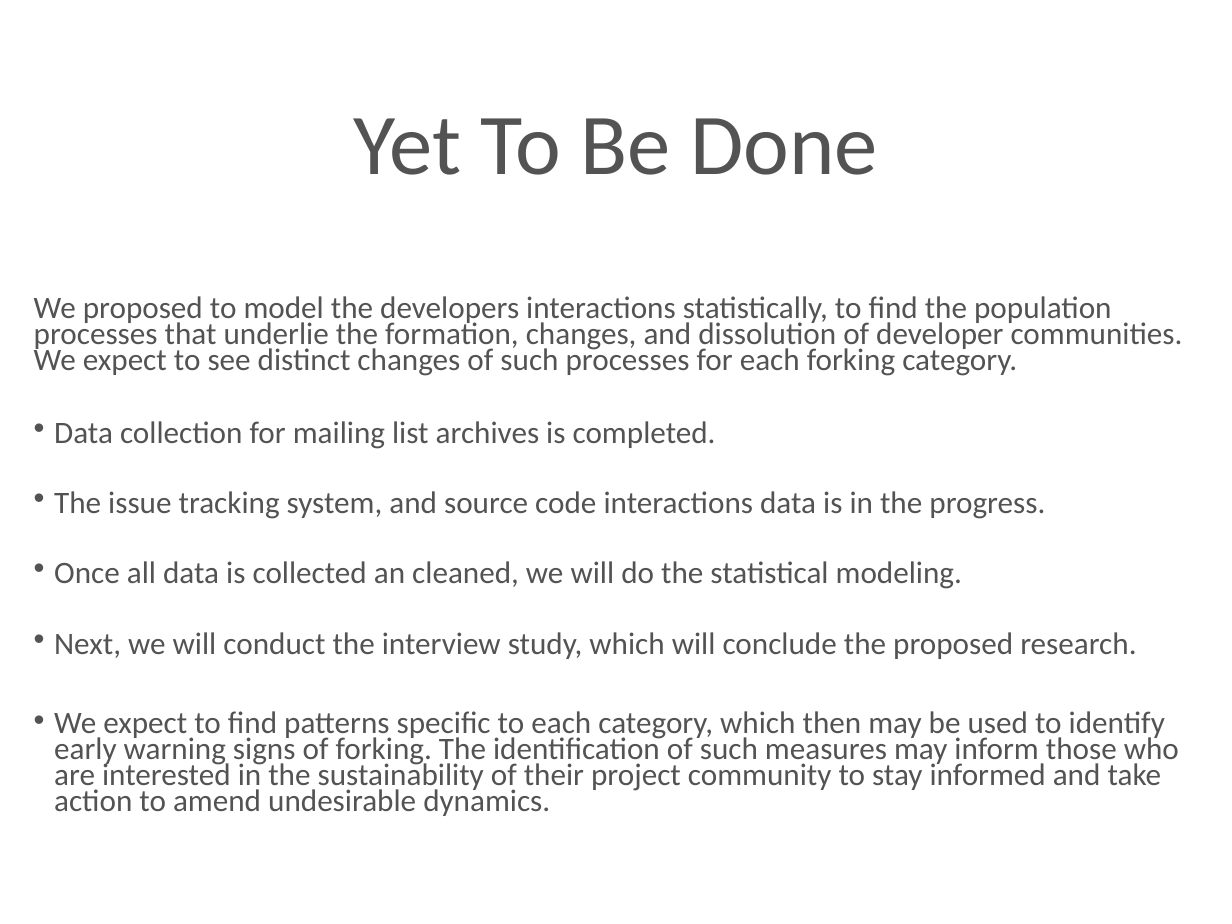
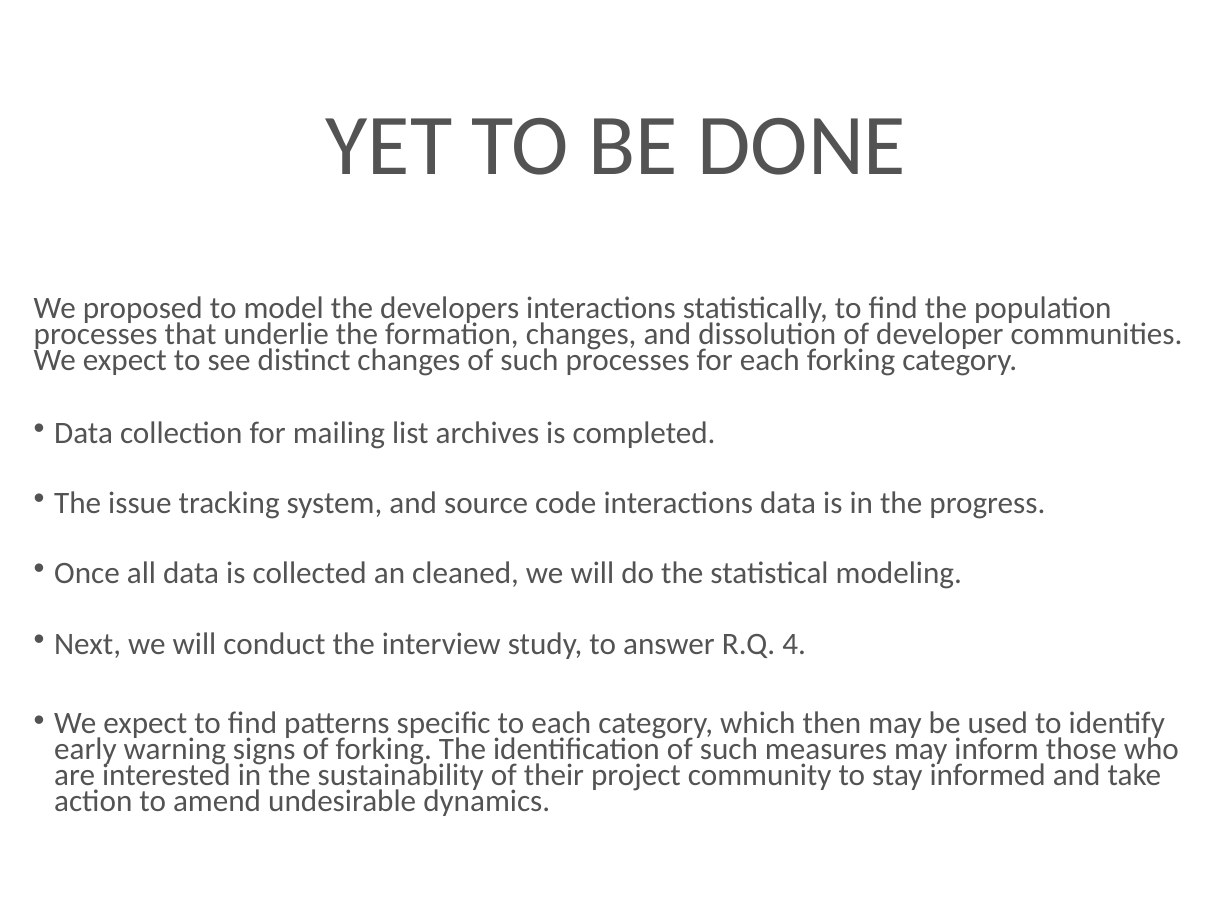
Before and after one commit to azarbakht/prelim_slides, a slide deck: slide 18 of Prelim_Slides_Amir.ppt (slide 21 before the commit). Drawn at 1232x924 pixels with LibreOffice and Linux fonts; fonts in the diff are those of the drawing; background and template pictures are left out. Boxes give left, top, right and bottom in pixels: in the first picture for what was removed or moved away, otherwise in the second. Text is boxed around its words. In the diff, an @@ line names an element or a change of style, - is before the commit and + after.

```diff
--- a/Prelim_Slides_Amir.ppt
+++ b/Prelim_Slides_Amir.ppt
@@ title at (326, 118, 906, 175): text changed @@
-Yet To Be Done
+YET TO BE DONE
@@ text at (54, 632, 806, 659): text changed @@
-• Next, we will conduct the interview study, which will conclude the proposed research.
+• Next, we will conduct the interview study, to answer R.Q. 4.
```
Also in this commit, not shown: 13 other slides changed, 4 slides added, 3 slides removed, 1 other file.
